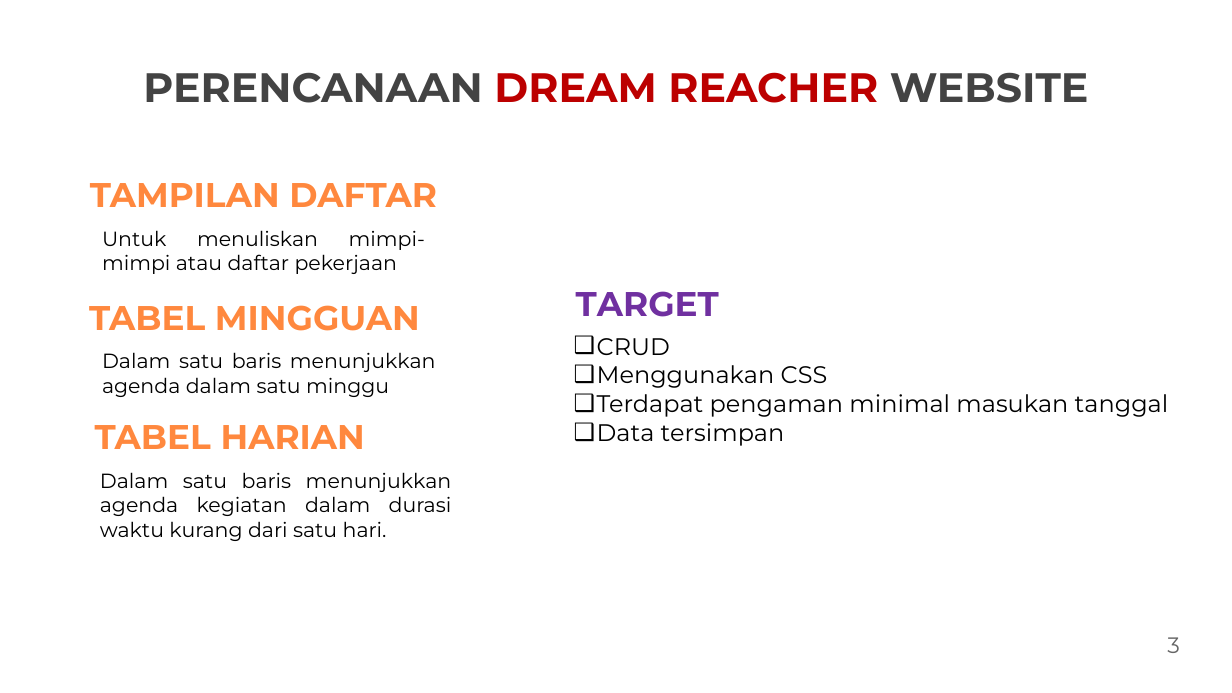
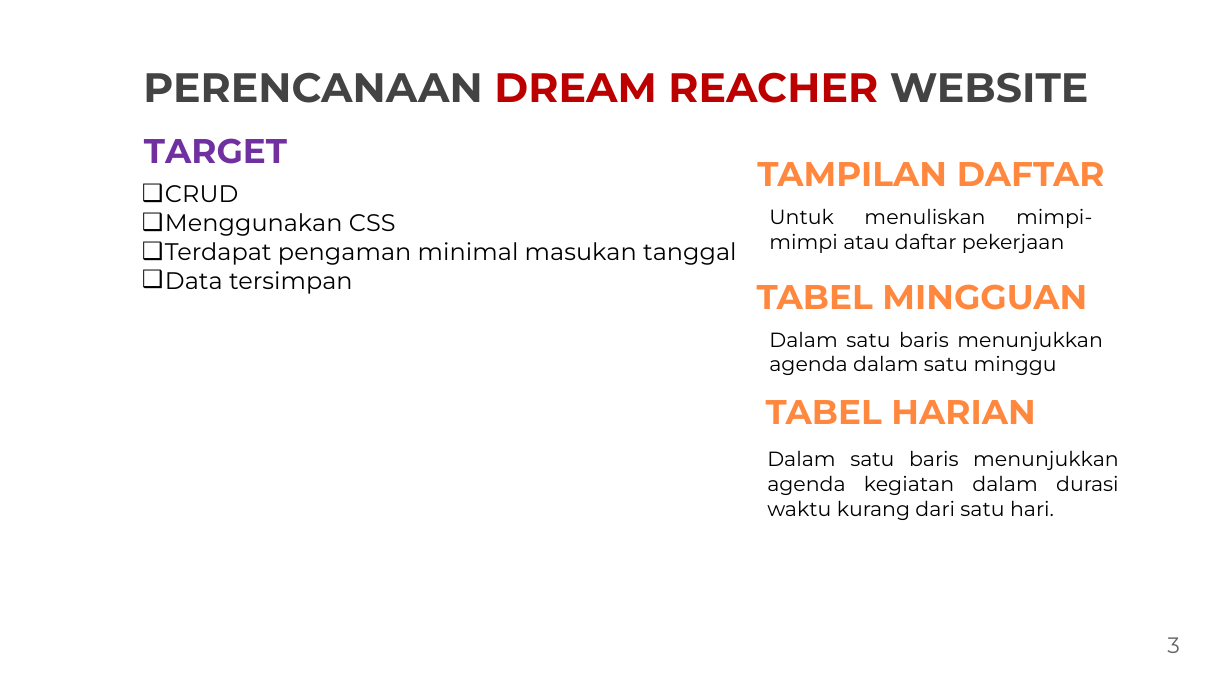
Before and after one commit to shintafiaa/Kampus-Merdeka-Capstone-Project-Dream-Reacher, a slide deck: slide 3 of Dream Reacher App Presentation.pptx. Drawn at 1232x693 pixels with LibreOffice and Linux fonts; fonts in the diff are those of the drawing. Boxes give left, top, right and bottom in pixels: in the first picture for what was removed or moved away, otherwise in the second. Text is boxed around its words. In the diff, an @@ line names an element or a change of style, - is before the commit and + after.

```diff
--- a/Dream Reacher App Presentation.pptx
+++ b/Dream Reacher App Presentation.pptx
@@ text "TARGET": place and size @@
-text "TARGET" at <box>576,291,719,317</box>
+text "TARGET" at <box>144,138,287,164</box>
@@ text "CRUD": place and size @@
-text "CRUD" at <box>597,338,1169,446</box>
+text "CRUD" at <box>165,185,737,294</box>
@@ text "TABEL MINGGUAN": place and size @@
-text "TABEL MINGGUAN" at <box>89,305,420,331</box>
+text "TABEL MINGGUAN" at <box>757,284,1087,310</box>
@@ 4 texts: place and size @@
-4 texts at <box>90,183,452,541</box>
+4 texts at <box>757,162,1119,520</box>
@@ text "TABEL HARIAN": place and size @@
-text "TABEL HARIAN" at <box>95,425,365,449</box>
+text "TABEL HARIAN" at <box>766,400,1035,424</box>
```
Also in this commit, not shown: 4 other slides changed, 1 other file.
